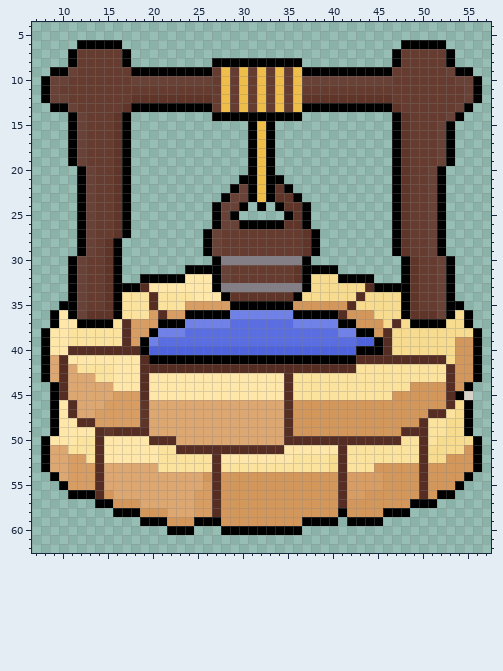
Pixel-art file: Assets/Sprite/Objects/Chapter3/Stage3/Well.aseprite. Above: the version before the commit.
64x64 pixels, 1 frame. Colours within 5 levels of each other are drawn and written as one. Shown: x 7..57, y 4..62.
New version:
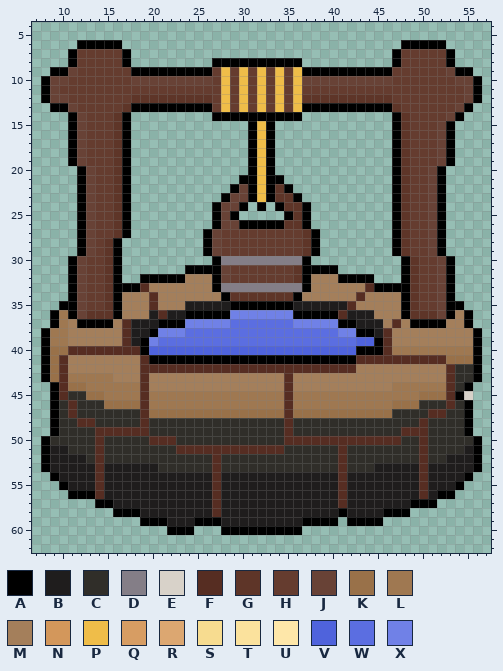
Palette (. is transparent): A #000000  B #1f1d1d  C #302e29  D #847e87  E #d8d2c9  F #562d22  G #5e3528  H #653c2f  J #684236  K #997149  L #9f7851  M #a47f5b  N #d3975b  P #efbd49  Q #d79d63  R #dca771  S #f7dc90  T #fbe29d  U #fee7a9  V #4f63dc  W #5b6ee1  X #7081e7
Edits made:
@@ x 7..57 @@
 31 ....AJHHGA.......AAAAJHHHHHHHGAAAA.......AGHHJA....
-32 ....AJHHGA..AAAAAUUUAJHHHHHHHGASSSAAAA...AGHHJA....
-33 ....AJHHGAAAFUUUUUUUADDDDDDDDDASSSSSSFAAAAGHHJA....
-34 ....AJHHGATTTFTTTTUUUAGGGGGGGASSSSSSFSSSSAGHHJA....
-35 ...AAJHHGATTTFTTTQQQQQAAAAAAANNNNNNFSSSSSAGHHJAA...
-36 ..AUAJGGGATTTQFQQAAAAAXXXXXXXAAAAAFNNNSSSAGGGJASA..
-37 ..AUUAAAATFQQQAAAXXXXXWWWWWWWXXXXXAANNNSFSAAAASSA..
-38 .AUUTTTTTTFQQAXXXWWWWWWWWWWWWWWWWWXXAANFSSSSSSSSSA.
-39 .AUUTTTTTTFQAXWWWWWWWWWWWWWWWWWWWWWWVVAFSSSSSSSNNA.
-40 .AUUFFFFFFFFAVVVVVVVVVVVVVVVVVVVVVVVAAAFSSSSSSSNNA.
-41 .ARFUUUUUUUUFAAAAAAAAAAAAAAAAAAAAAAAFFFFFFFFFFSNNA.
-42 .ARFRTTTTUUUFFFFFFFFFFFFFFFFFFFFFFFFTTTTTTTTTTFNNA.
-43 .ARFRRRTTUUUFUUUUUUUUUUUUUUUFTTTTTTTTTTTTTTTTTFNNA.
-44 ..AFRRRRRUUUFUUUUUUUUUUUUUUUFTTTTTTTTTTTTTNNNNFNA..
-45 ..AFRRRRRQQQFUUUUUUUUUUUUUUUFTTTTTTTTTTTNNNNNNFAE..
-46 ..AUFRRRQQQQGRRRRRRRRRRRRRRRFNNNNNNNNNNNNNNNNNFSA..
-47 ..AUFRRQQQQQGRRRRRRRRRRRRRRRFNNNNNNNNNNNNNNNFFTSA..
-48 ..AUUFFQQQQQGRRRRRRRRRRRRRRRFNNNNNNNNNNNNNNFTTSSA..
-49 ..AUUUUFGFFFFRRRRRRRRRRRRRRRFNNNNNNNNNNNNFFFTTSSA..
-50 .AUUUTTFUUUUUFFFRRRRRRRRRRRRFFFFFFFFFFFFFTTFTSSSSA.
-51 .ARRTTTFUUUUUUTTFFFFFFFFFFFFUUUUUUFTTTTTTTTFSSSSNA.
-52 .ARRQQTFUUUUUUTTTTTTFUUUUUUUUTTTTSFTTTTTTTTFSSNNNA.
-53 .ARRQQQFRRRRRRTTTTTTFTTTTTTTTTTTTSFTTTNNNNNFNNNNNA.
-54 ..ARQQQFRRRRRRRRRRRNFNNNNNNNNNNNNNFQQQQNNNNFNNNNA..
-55 ...AQQQFRRRRRRRRRRRQFNNNNNNNNNNNNNFQQQQNNNNFNNNA...
-56 ....AAAFNRRRRRRRRRQQFNNNNNNNNNNNNNFQQNNNNNNFNAA....
-57 .......AANNNRRRRRRQQFNNNNNNNNNNNNNFNNNNNNNAAA......
-58 .........AAANNNRRRQQFNNNNNNNNNNNNNANNNNAAA.........
-59 ............AAANNNAAANNNNNNNNNAAAA.AAAA............
+32 ....AJHHGA..AAAAAMMMAJHHHHHHHGAMMMAAAA...AGHHJA....
+33 ....AJHHGAAAFMMMMMMMADDDDDDDDDAMMMMMMFAAAAGHHJA....
+34 ....AJHHGAMMMFMMMMMMMAGGGGGGGAMMMMMMFMMMMAGHHJA....
+35 ...AAJHHGAMMMFMMMBBBBBAAAAAAABBBBBBFMMMMMAGHHJAA...
+36 ..ALAJGGGAMMMBFBBAAAAAXXXXXXXAAAAAFBBBMMMAGGGJAMA..
+37 ..ALMAAAAMFBBBAAAXXXXXWWWWWWWXXXXXAABBBMFMAAAAMMA..
+38 .ALLMMMMMMFBBAXXXWWWWWWWWWWWWWWWWWXXAABFMMMMMMMMMA.
+39 .ALLMMMMMMFBAXWWWWWWWWWWWWWWWWWWWWWWVVAFMMMMMMMMMA.
+40 .AKKFFFFFFFFAVVVVVVVVVVVVVVVVVVVVVVVAAAFLLLLLLLLLA.
+41 .AKFMMMMMMMMFAAAAAAAAAAAAAAAAAAAAAAAFFFFFFFFFFKKKA.
+42 .AKFMMMMMMMMFFFFFFFFFFFFFFFFFFFFFFFFMMMMMMMMMMFCCA.
+43 .AKFLLLLLMMMFMMMMMMMMMMMMMMMFMMMMMMMMMMMMMMMMMFCCA.
+44 ..AFKKLLLLLLFMMMMMMMMMMMMMMMFMMMMMMMMMMMLLLLLLFCA..
+45 ..AFCCKKLLLLFLLLLLLLLLLLLLLLFLLLLLLLLLLLLLLKKKFAE..
+46 ..ACFCCCKKKKFLLLLLLLLLLLLLLLFLLLLLLLLLLLKKKCCCFCA..
+47 ..ACFCCCCCCCFKKKKKKKKKKKKKKKFKKKKKKKKKKKCCCCFFCCA..
+48 ..ACCFFCCCCCFCCCCCCCCCCCCCCCFCCCCCCCCCCCCCCFCCCCA..
+49 ..ACCCCFFFFFFCCCCCCCCCCCCCCCFCCCCCCCCCCCCFFFCCCCA..
+50 .ACCCCCFCCCCCFFFCCCCCCCCCCCCFFFFFFFFFFFFFCCFCCCCCA.
+51 .ABBCCCFCCCCCCCCFFFFFFFFFFFFCCCCCCFCCCCCCCCFCCCCBA.
+52 .ABBBBCFCCCCCCCCCCCCFCCCCCCCCCCCCCFCCCCCCCCFCCBBBA.
+53 .ABBBBBFBBBBBBCCCCCCFCCCCCCCCCCCCCFCCCBBBBBFBBBBBA.
+54 ..ABBBBFBBBBBBBBBBBBFBBBBBBBBBBBBBFBBBBBBBBFBBBBA..
+55 ...ABBBFBBBBBBBBBBBBFBBBBBBBBBBBBBFBBBBBBBBFBBBA...
+56 ....AAAFBBBBBBBBBBBBFBBBBBBBBBBBBBFBBBBBBBBFBAA....
+57 .......AABBBBBBBBBBBFBBBBBBBBBBBBBFBBBBBBBAAA......
+58 .........AAABBBBBBBBFBBBBBBBBBBBBBABBBBAAA.........
+59 ............AAABBBAAABBBBBBBBBAAAA.AAAA............
 60 ...............AAA...AAAAAAAAA.....................
Changed places in both pictures, as pixel boxes (x1, y1, x2, y2):
changed: (50, 274, 473, 526)
